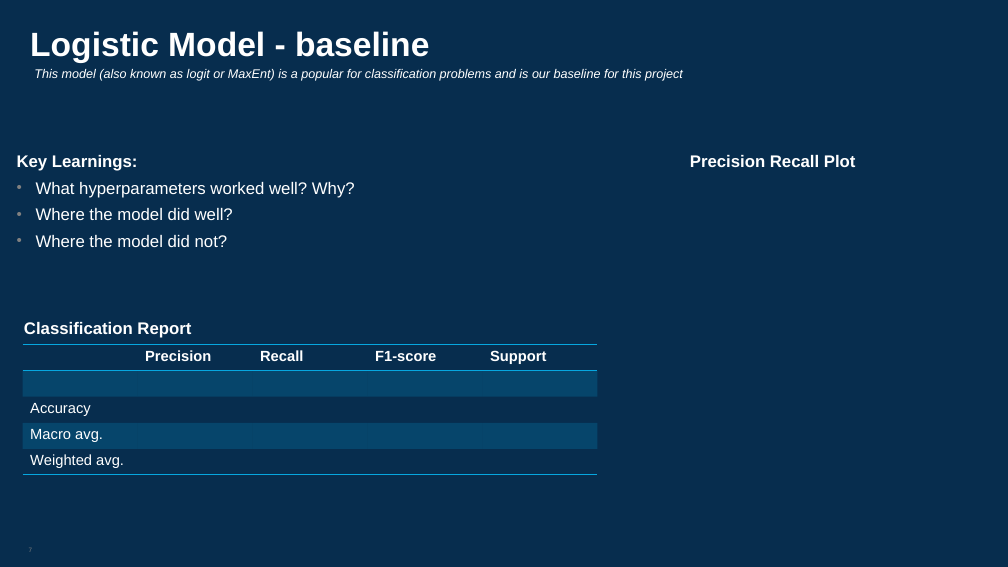
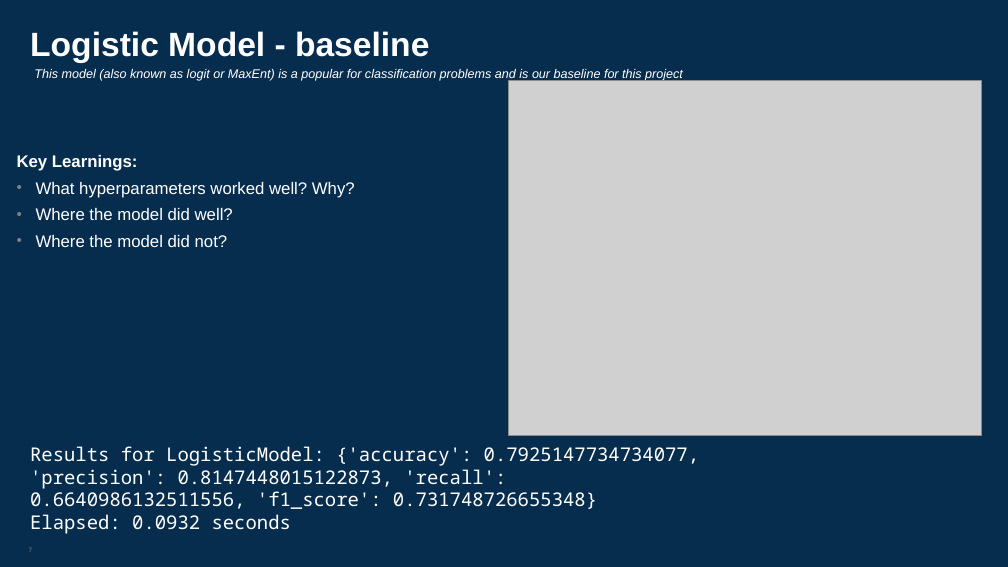
Before and after one commit to tahirbags/cs410_project, a slide deck: slide 7 of docs/cs410 final project_v1.pptx. Drawn at 1008x567 pixels with LibreOffice and Linux fonts; fonts in the diff are those of the drawing; grey boxes stand for pictures. Boxes give left, top, right and bottom in pixels: in the first picture for what was removed or moved away, otherwise in the second. Text is boxed around its words. In the diff, an @@ line names an element or a change of style, - is before the commit and + after.

```diff
--- a/docs/cs410 final project_v1.pptx
+++ b/docs/cs410 final project_v1.pptx
@@ picture added at (x1=508, y1=81, x2=982, y2=436) @@
@@ text removed at (x1=690, y1=155, x2=856, y2=167) @@
-Precision Recall Plot
@@ text removed at (x1=24, y1=322, x2=191, y2=338) @@
-Classification Report
@@ table removed at (x1=23, y1=345, x2=597, y2=475), 5 rows, 5 columns @@
- | Precision | Recall | F1-score | Support
- |  |  |  | 
-Accuracy |  |  |  | 
-Macro avg. |  |  |  | 
-Weighted avg. |  |  |  | 
@@ text added at (x1=30, y1=446, x2=699, y2=534), 18 pt, text #FFFFFF @@
+Results for LogisticModel: {'accuracy': 0.7925147734734077, 'precision': 0.8147448015122873, 'recall': 0.6640986132511556, 'f1_score': 0.731748726655348}
+Elapsed: 0.0932 seconds
```
Also in this commit, not shown: 9 other slides changed.
